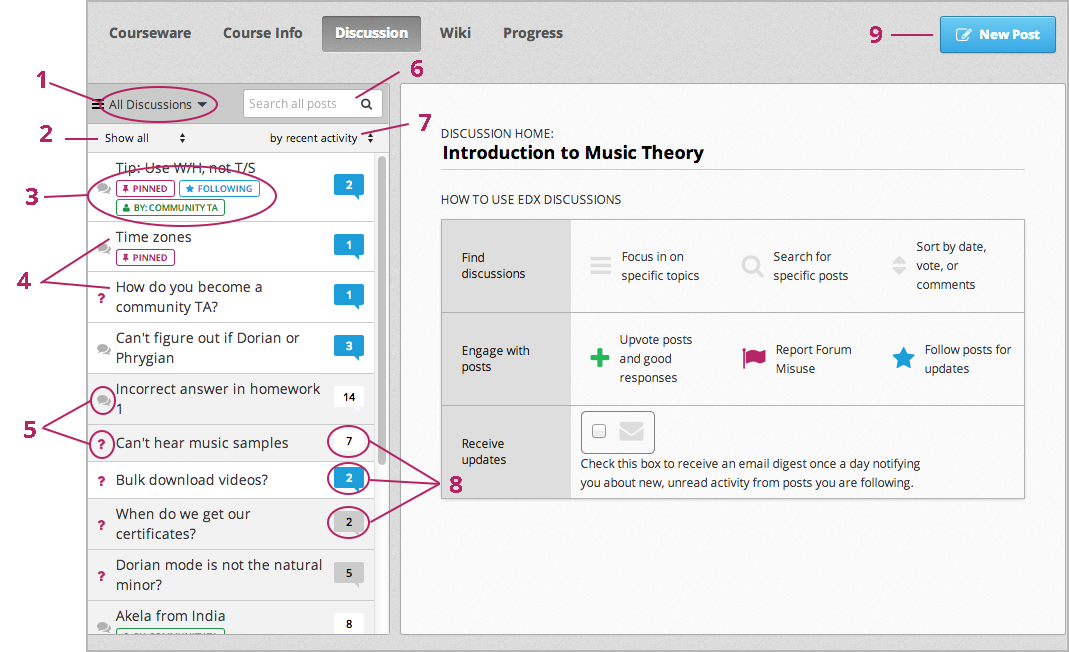
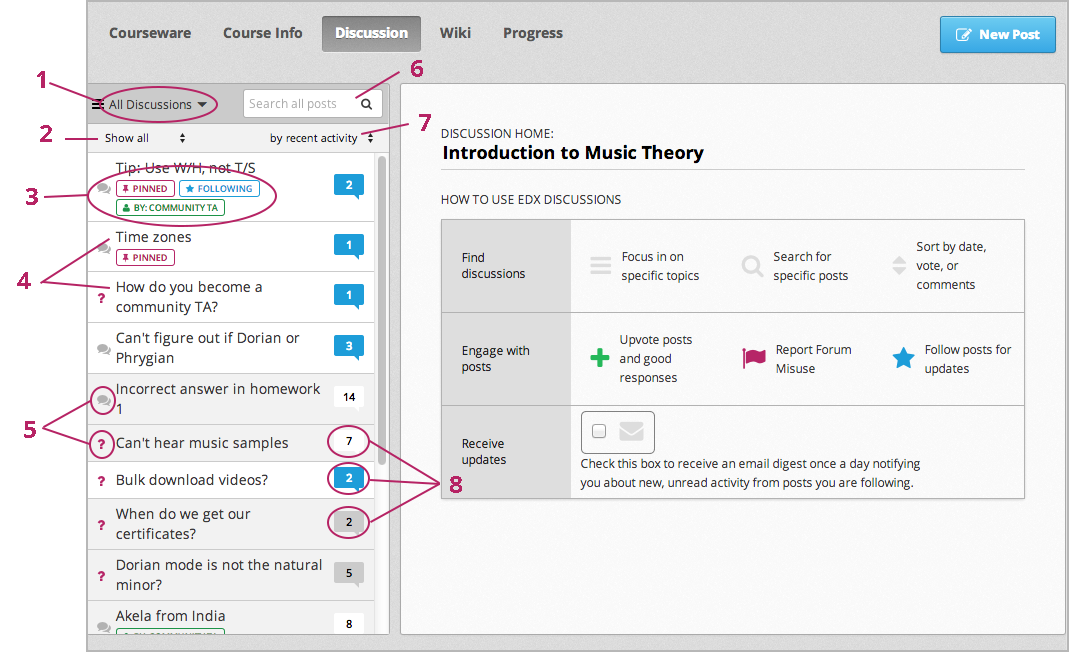
The second 1069 x 652 image is a revision of the first. Changes to its layers:
hid "9" over box(870, 26, 882, 43)
hid "Shape 13" over box(891, 34, 933, 36)
